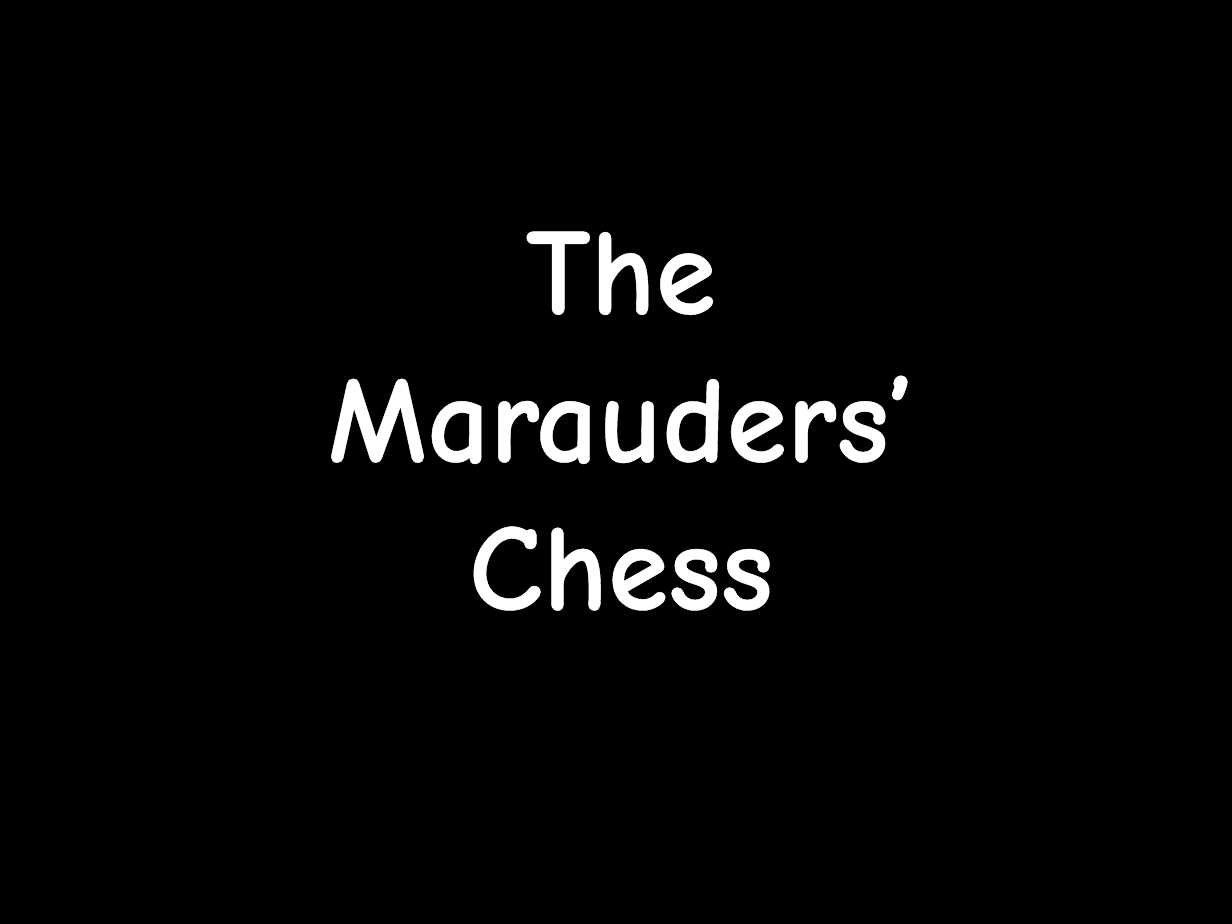
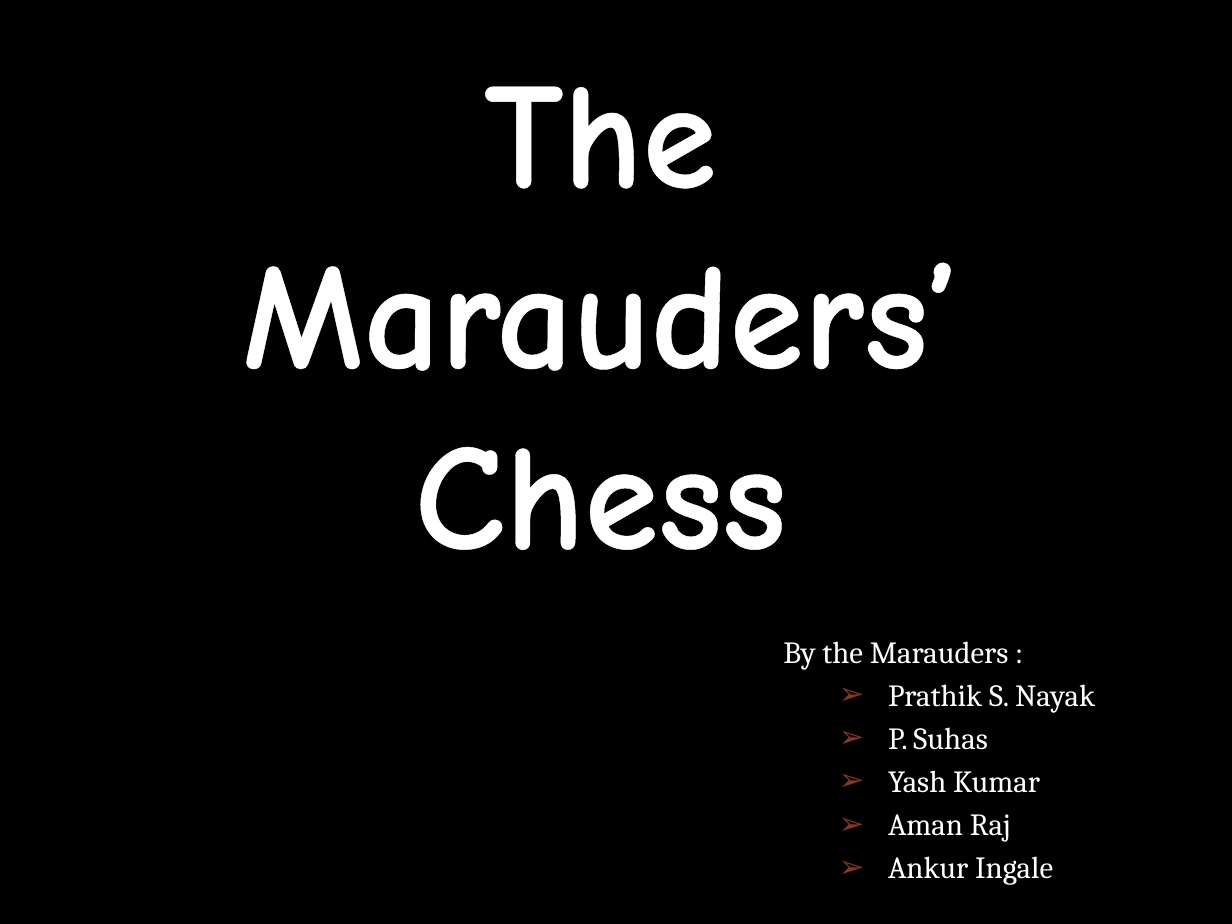
Before and after one commit to PSN221B/online1, a slide deck: slide 2 of Presentation.pptx. Drawn at 1232x924 pixels with LibreOffice and Linux fonts; fonts in the diff are those of the drawing; background and template pictures are left out. Boxes give left, top, right and bottom in pixels: in the first picture for what was removed or moved away, otherwise in the second. Text is boxed around its words. In the diff, an @@ line names an element or a change of style, - is before the commit and + after.

```diff
--- a/Presentation.pptx
+++ b/Presentation.pptx
@@ text "The": place and size @@
-text "The" at box(328, 231, 914, 611)
+text "The" at box(242, 86, 958, 550)
@@ text "The" at box(242, 86, 958, 550): size 72 to 88 pt @@
@@ text added at box(783, 641, 1095, 885), 18 pt, text #FFFFFF @@
+By the Marauders :
+  ➢ Prathik S. Nayak
+  ➢ P. Suhas
+  ➢ Yash Kumar
+  ➢ Aman Raj
+  ➢ Ankur Ingale
```
Also in this commit, not shown: 8 other slides changed, 1 slide added.
